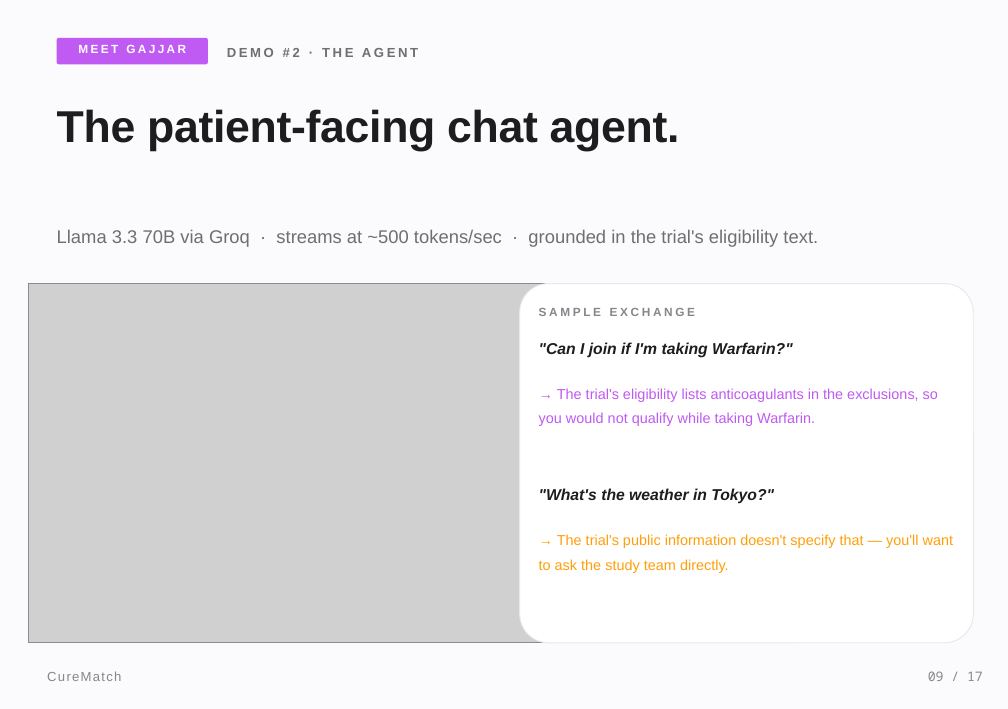
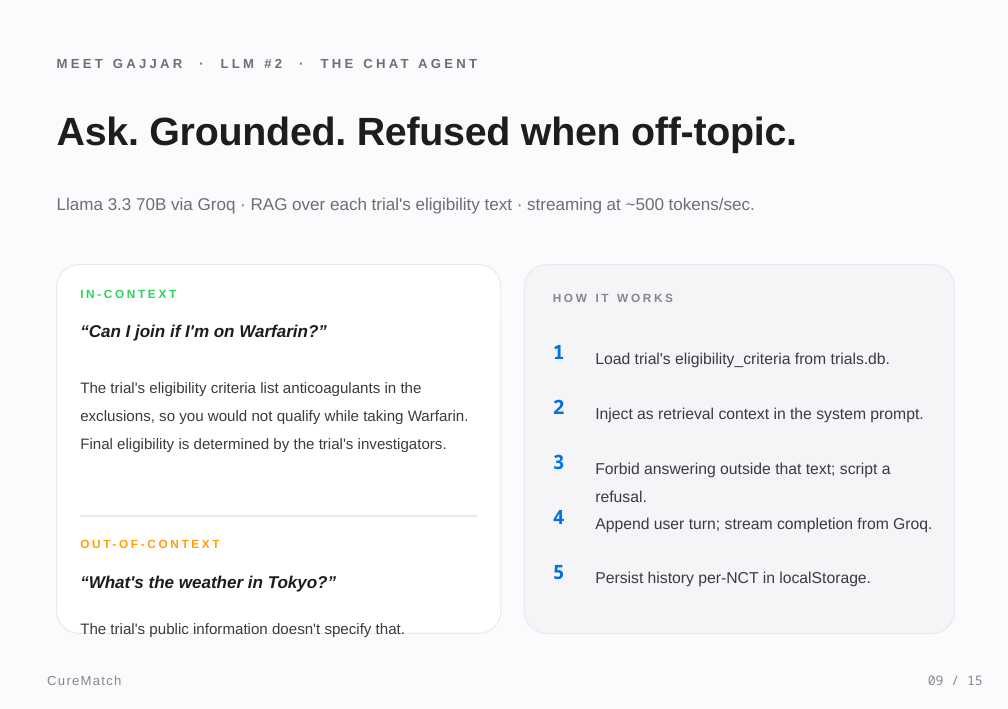
Before and after one commit to meetgajjarx07/curematch, a slide deck: slide 9 of CureMatch_Presentation.pptx. Drawn at 1008x709 pixels with LibreOffice and Linux fonts; fonts in the diff are those of the drawing; grey boxes stand for pictures. Boxes give left, top, right and bottom in pixels: in the first picture for what was removed or moved away, otherwise in the second. Text is boxed around its words. In the diff, an @@ line names an element or a change of style, - is before the commit and + after.

```diff
--- a/CureMatch_Presentation.pptx
+++ b/CureMatch_Presentation.pptx
@@ text at bbox=[57, 59, 282, 393]: text changed @@
-DEMO #2 · THE AGENT
+MEET GAJJAR · LLM #2 · THE CHAT AGENT
@@ text "MEET GAJJAR · LLM #2 ..." at bbox=[57, 59, 282, 393]: vertical alignment middle to top @@
@@ rounded rectangle removed at bbox=[57, 38, 208, 64] @@
@@ text removed at bbox=[78, 45, 186, 53] @@
-MEET GAJJAR
@@ text removed at bbox=[57, 109, 680, 151] @@
-The patient-facing chat agent.
@@ text added at bbox=[57, 116, 797, 153], 30 pt, text #1D1D1F, bold @@
+Ask. Grounded. Refused when off-topic.
@@ text at bbox=[57, 197, 755, 214]: text changed; size 14 to 13 pt @@
-Llama 3.3 70B via Groq · streams at ~500 tokens/sec · grounded in the trial's eligibility text.
+Llama 3.3 70B via Groq · RAG over each trial's eligibility text · streaming at ~500 tokens/sec.
@@ rounded rectangle added at bbox=[57, 265, 501, 633], fill #FFFFFF, outline #E8E8ED 0.75 pt @@
@@ rounded rectangle: place and size @@
-rounded rectangle at bbox=[520, 283, 973, 642]
+rounded rectangle at bbox=[524, 265, 954, 633]
@@ rounded rectangle at bbox=[524, 265, 954, 633]: fill #FFFFFF to #F5F5F7; proportions changed @@
@@ picture removed at bbox=[28, 283, 622, 642] @@
@@ text added at bbox=[80, 289, 176, 298], 9 pt, text #30D158, bold @@
+IN-CONTEXT
@@ text added at bbox=[553, 294, 673, 302], 9 pt, text #86868B, bold @@
+HOW IT WORKS
@@ text at bbox=[80, 324, 327, 341]: text changed; size 12 to 13 pt @@
-"Can I join if I'm taking Warfarin?"
+“Can I join if I'm on Warfarin?”
@@ text removed at bbox=[539, 308, 695, 316] @@
-SAMPLE EXCHANGE
@@ text added at bbox=[553, 345, 565, 359], 15 pt, text #0071E3, bold @@
+1
@@ text added at bbox=[595, 352, 890, 368], 12 pt, text #3B3B41 @@
+Load trial's eligibility_criteria from trials.db.
@@ text at bbox=[80, 382, 469, 452]: text changed; size 11 to 11.5 pt; text colour #BF5AF2 to #3B3B41 @@
-→ The trial's eligibility lists anticoagulants in the exclusions, so you would not qualify while taking Warfarin.
+The trial's eligibility criteria list anticoagulants in the exclusions, so you would not qualify while taking Warfarin. Final eligibility is determined by the trial's investigators.
@@ text added at bbox=[553, 399, 565, 414], 15 pt, text #0071E3, bold @@
+2
@@ text added at bbox=[595, 407, 923, 423], 12 pt, text #3B3B41 @@
+Inject as retrieval context in the system prompt.
@@ text added at bbox=[719, 409, 770, 419], 9 pt, text #FF9F0A, bold @@
+OUT-OF-CONTEXT
@@ text added at bbox=[553, 454, 565, 470], 15 pt, text #0071E3, bold @@
+3
@@ text added at bbox=[595, 462, 891, 502], 12 pt, text #3B3B41 @@
+Forbid answering outside that text; script a refusal.
@@ rectangle added at bbox=[80, 515, 477, 517], fill #E8E8ED @@
@@ text added at bbox=[553, 510, 565, 524], 15 pt, text #0071E3, bold @@
+4
@@ text added at bbox=[595, 517, 932, 533], 12 pt, text #3B3B41 @@
+Append user turn; stream completion from Groq.
@@ text added at bbox=[553, 565, 565, 580], 15 pt, text #0071E3, bold @@
+5
@@ text at bbox=[80, 575, 336, 592]: text changed; size 12 to 13 pt @@
-"What's the weather in Tokyo?"
+“What's the weather in Tokyo?”
@@ text added at bbox=[595, 571, 871, 587], 12 pt, text #3B3B41 @@
+Persist history per-NCT in localStorage.
@@ text at bbox=[80, 623, 405, 637]: text changed; size 11 to 11.5 pt; text colour #FF9F0A to #3B3B41 @@
-→ The trial's public information doesn't specify that — you'll want to ask the study team directly.
+The trial's public information doesn't specify that.
@@ text "CureMatch" at bbox=[47, 675, 121, 685]: line spacing 1.15 to 1.2 @@
@@ text at bbox=[928, 675, 983, 685]: text changed @@
-09 / 17
+09 / 15
```
Also in this commit, not shown: 8 other slides changed, 6 slides added, 8 slides removed, 2 other files.
